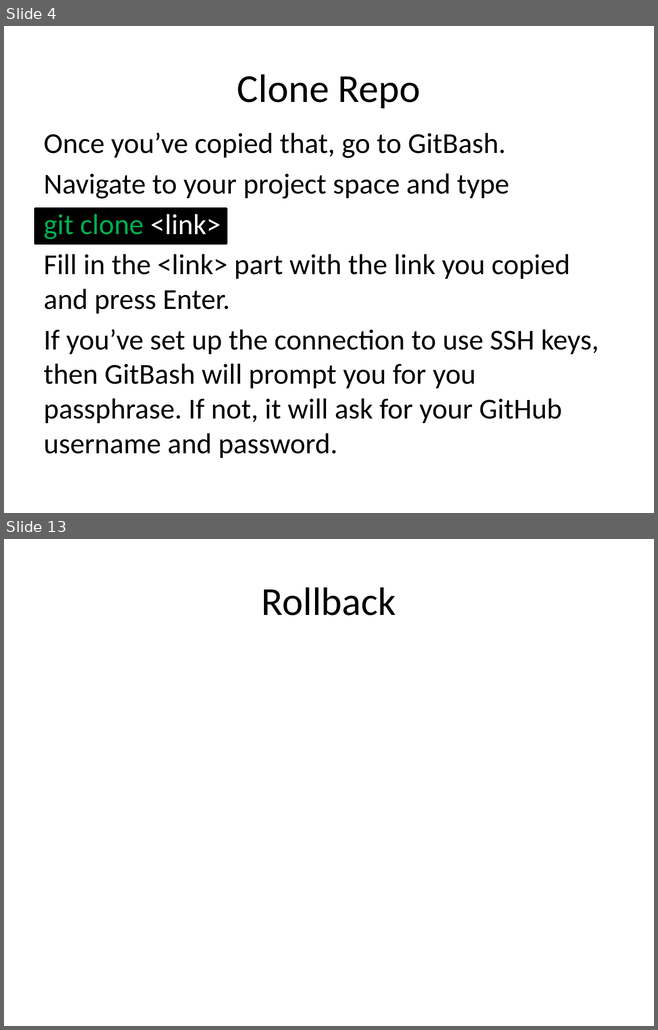
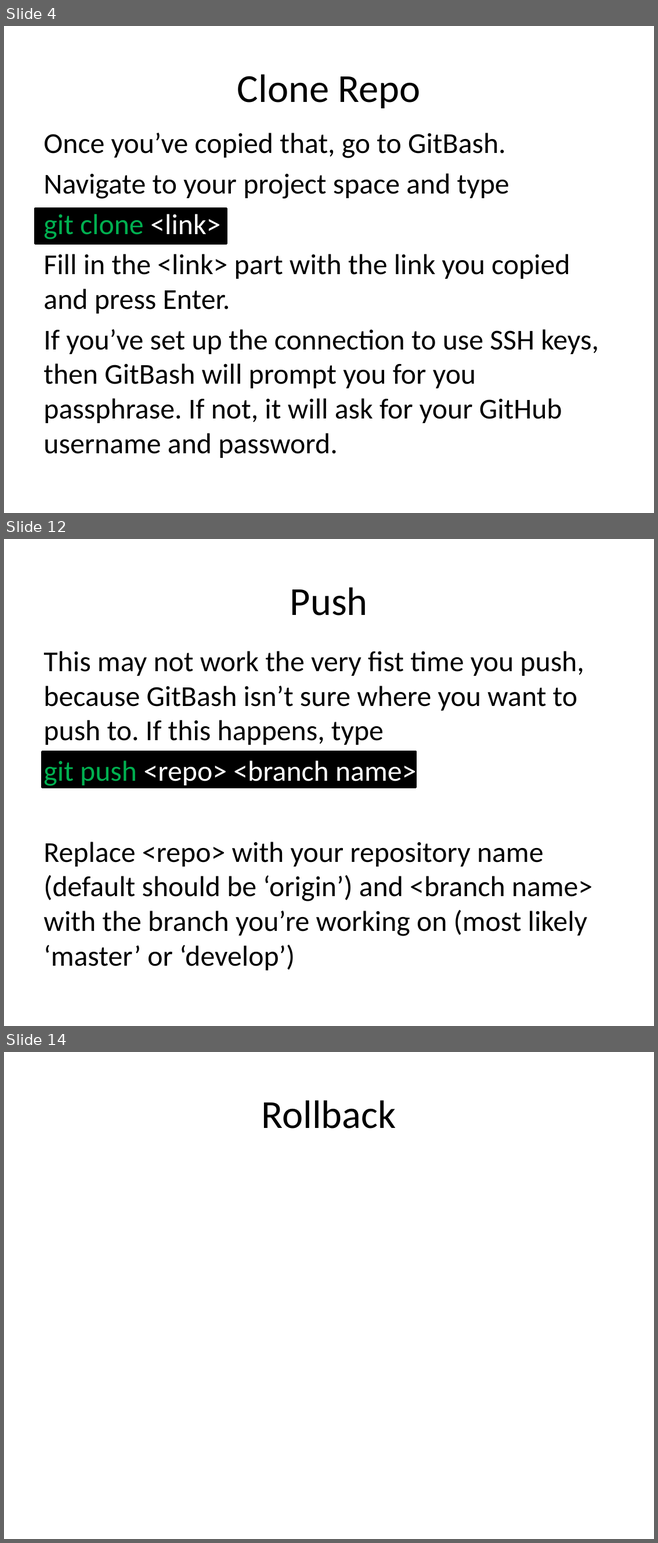
Before and after one commit to JaceTan/programming-notes, a slide deck: Github Commands.pptx. Shown one above the other, each under a label of ours: slides 4 and 13 before the commit, slides 4, 12 and 14 after it; the slides between them are not shown. The pictures are 658x1030 and 658x1543 pixels, drawn with LibreOffice and Linux fonts; fonts in the diff are those of the drawing. Boxes give left, top, right and bottom in pixels: in the first picture for what was removed or moved away, otherwise in the second. Text is boxed around its words. In the diff, an @@ line names an element or a change of style, - is before the commit and + after.

```diff
--- a/Github Commands.pptx
+++ b/Github Commands.pptx
@@ slide 12 added at box(4, 539, 654, 1026), background #FFFFFF @@
@@ title added at box(290, 587, 368, 616), 44 pt, text #000000 @@
+Push
@@ text added at box(43, 651, 592, 971), 32 pt, text #000000 @@
+This may not work the very fist time you push, because GitBash isn’t sure where you want to push to. If this happens, type
+git push <repo> <branch name>
+Replace <repo> with your repository name (default should be ‘origin’) and <branch name> with the branch you’re working on (most likely ‘master’ or ‘develop’)
@@ rectangle added at box(42, 752, 416, 788), fill #000000, outline #000000 2 pt @@
@@ what was slide 13 is now slide 14 @@
```
Also in this commit, not shown: 5 slides changed, 4 other slides added, 4 slides removed.
